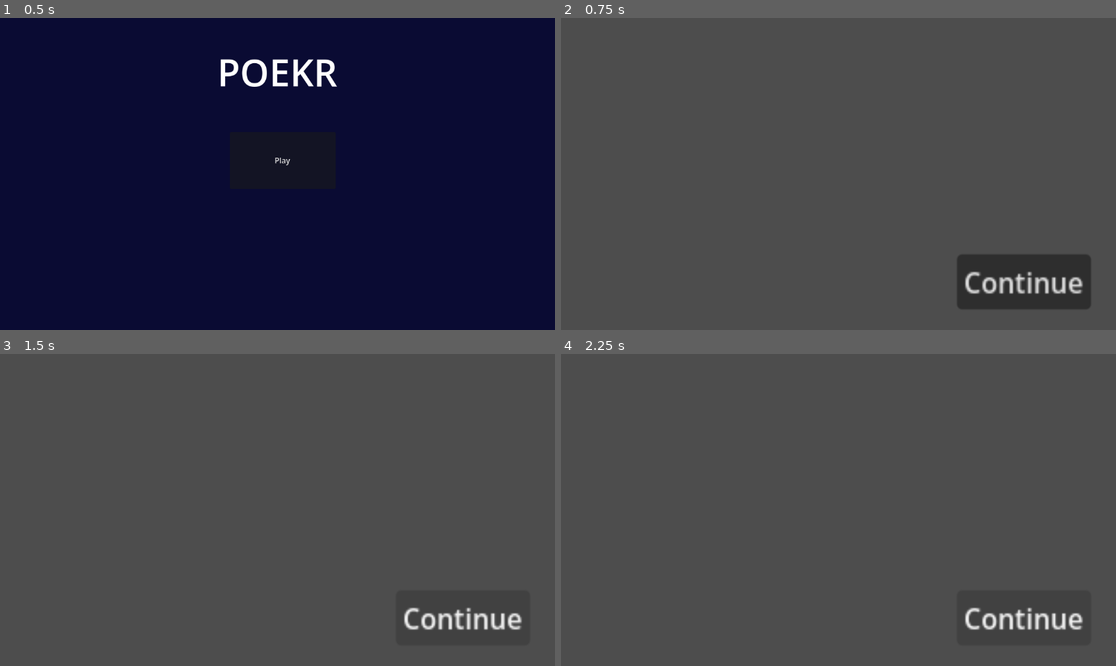
Above: before the commit, frames 1-4 (two rows, left to right).
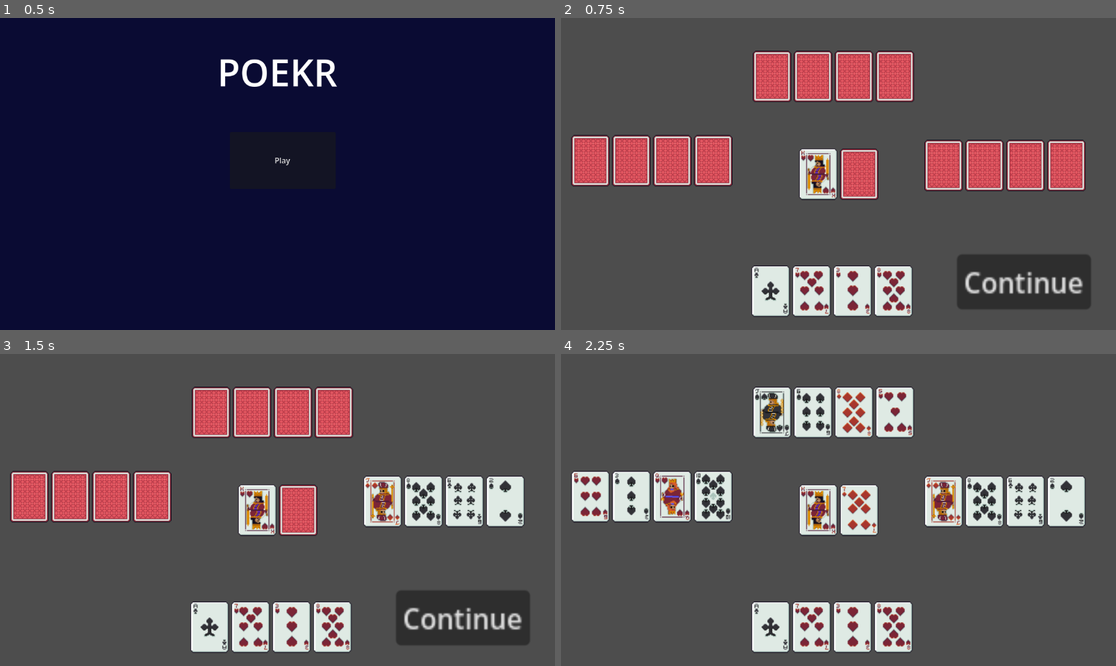
Above: after the commit, the same moments.

Repository: joey-x-y/card-game
Game: Godot game, scene res://Scenes/Main.tscn
The game is run twice, just before and just after one commit, with the same random seed, the same clock (stepped at 60 frames per second) and the same inputs.
Inputs:
- Up to frame 1 (0.5 s): no input
- Up to frame 2 (0.75 s): click "Play" at 0.5 s
- Up to frame 3 (1.5 s): click "Continue" at 1.25 s
- Up to frame 4 (2.25 s): click "Continue" at 2 s

Frame 1 is identical in both runs. In frame 2, 20% of the frame differs, in the area x 1-95%, y 10-96%; in frame 3, 20%; in frame 4, 20%.
Error before the commit: Parse Error: Could not resolve class "HandFinder", because of a parser error. (res://Scripts/GameManager.gd:107)

Commit message:
pretty much works, just doesnt work right with aces for comparing high cards and only compares highest so far

Diff:
--- a/Scripts/CardSorter.gd
+++ b/Scripts/CardSorter.gd
@@ -1,7 +1,7 @@
 class_name CardSorter
 extends RefCounted
 
-static func sort_high_to_low(cards: Array[Card]):
+static func sort_high_to_low(cards):
 	var remaining = cards.duplicate()
 	var sorted: Array = [remaining[0]]
 	remaining.remove_at(0)
@@ -18,7 +18,7 @@
 
 	return sorted
 
-static func sort_low_to_high(cards: Array[Card]):
+static func sort_low_to_high(cards):
 	var remaining = cards.duplicate()
 	var sorted: Array = [remaining[0]]
 	remaining.remove_at(0)
@@ -35,7 +35,7 @@
 
 	return sorted
 
-static func extract_ranks(cards: Array[Card]):
+static func extract_ranks(cards):
 	var ranks = []
 
 	for card in cards:
@@ -44,14 +44,14 @@
 	return ranks
 
 
-static func check_contain_rank(rank, cards: Array[Card]):
+static func check_contain_rank(rank, cards):
 	for card in cards:
 		if card.card.rank == rank:
 			return true
 
 	return false
 
-static func get_matching_rank(rank: int, cards: Array[Card]):
+static func get_matching_rank(rank: int, cards):
 	var matching = []
 	for card in cards:
 		if card.card.rank == rank:
@@ -59,7 +59,7 @@
 
 	return matching
 
-static func get_matching_suit(suit: int, cards: Array[Card]):
+static func get_matching_suit(suit: int, cards):
 	var matching = []
 	for card in cards:
 		if card.card.suit == suit:
@@ -67,14 +67,14 @@
 
 	return matching
 
-static func get_joker(cards: Array[Card]):
+static func get_joker(cards):
 	for card in cards:
 		if card.card.rank == 0:
 			return card
 
 	return ""
 
-static func count_jokers(cards: Array[Card]):
+static func count_jokers(cards):
 	var c = 0
 	for card in cards:
 		if card.card.rank == 0:
@@ -84,7 +84,7 @@
 static func count_jokers_by_id(cards: Array[String]):
 	return cards.count("JOKER_NONE")
 
-static func remove_jokers(cards: Array[Card]):
+static func remove_jokers(cards):
 	for i in range(cards.size()):
 		if cards[i].card.rank == 0:
 			cards.remove_at(i)
--- a/Scripts/GameManager.gd
+++ b/Scripts/GameManager.gd
@@ -18,6 +18,8 @@
 
 var draw: bool = false
 var trade: bool = false
+
+var last_winner = null
 
 func _ready():
 	player.set_player()
@@ -78,6 +80,8 @@
 	proceed_button.show()
 
 func do_trades():
+	player.enable_hand(false)
+	ally.enable_hand(false)
 	var p_cards = player.hand.use_selected_cards()
 	var a_cards = ally.hand.use_selected_cards()
 	trade_cards(p_cards, a_cards)
@@ -90,12 +94,22 @@
 
 	river.flip_card(1)
 
-	find_best_hand()
+	var best_hand = find_best_hand()
+	var n = best_hand[0]
 
-	find_hands(player)
-	find_hands(ally)
-	find_hands(op1)
-	find_hands(op2)
+	if ally.state == n:
+		last_winner = ally
+	elif op1.state == n:
+		last_winner = op1
+	elif op2.state == n:
+		last_winner = op2
+	else:
+		last_winner = player
+
+	print("Player ", n, ": wins!")
+	print(HandFinder.Hands[best_hand[1][0]])
+	for i in best_hand[1][1]:
+		print(i.card.id)
 
 func trade_cards(p_cards, a_cards):
 	for i in range(p_cards.size()):
@@ -105,12 +119,13 @@
 func find_best_hand():
 	var hands = [player.get_hand(), ally.get_hand(), op1.get_hand(), op2.get_hand()]
 	var best_hand = HandFinder.get_best_hand(hands, river_cards)
-	print(best_hand)
+	return best_hand
 
-func find_hands(p, rcards = river_cards):
+func find_hands(p, rcards: Array[Card] = river_cards):
 	print(p.get_state_name())
 	var cards = p.get_hand().duplicate()
 	cards.append_array(rcards)
+	# print(cards)
 	HandFinder.get_possible_hands(cards)
 
 
--- a/Scripts/HandFinder.gd
+++ b/Scripts/HandFinder.gd
@@ -1,7 +1,7 @@
 class_name HandFinder
 extends RefCounted
 
-var Hands = {
+static var Hands = {
 	0: "High Card",
 	1: "Pair",
 	2: "Two Pair",
@@ -33,7 +33,9 @@
 	var hands_dict = {}
 	for i in range(hands.size()):
 		var hand = hands[i]
-		hands_dict[i] = get_possible_hands(hand.append_array(river_cards))
+		hand.append_array(river_cards)
+		hands_dict[i] = get_possible_hands(hand)
+		print("Player ", i, ": ", hands_dict[i])
 
 	best_hand = strongest_hand_group(hands_dict)
 
@@ -48,13 +50,13 @@
 
 	best_hand = hand_values[0]
 	for h in hand_values:
-		if h[0] == best_hand[0]:
+		if h == best_hand:
 			continue
 		if h[1][0] > best_hand[1][0]:
-			v = h
+			best_hand = h
 		elif h[1][0] == best_hand[1][0]:
-			if h[1][1][0] > best_hand[1][1][0]:
-				v = h
+			if h[1][1][0].card.rank > best_hand[1][1][0].card.rank:
+				best_hand = h
 
 	return best_hand
 
@@ -118,10 +120,10 @@
 					best_hand = h
 
 	# Pairing Checks
-	if cards[0].size() > 0:
+	if hands[0].size() > 0:
 		var pair_is_best = hand_value < 4
 
-		var h = cards[0][0]
+		var h = hands[0][0]
 		if h == 4:
 			if hand_value < 7:
 				hand_value = 7
@@ -143,13 +145,13 @@
 
 		if pair_is_best:
 			var i = 1
-			var n = cards[0].size()
+			var n = hands[0].size()
 			var groups = []
 			var next_hand = []
 			if hand_value == 7:
 				while i < n:
-					if cards[0][i].size() == 4:
-						groups.append(cards[0][i])
+					if hands[0][i].size() == 4:
+						groups.append(hands[0][i])
 					i += 1
 				best_hand = groups[0]
 				if groups.size() > 1:
@@ -159,8 +161,8 @@
 
 			elif hand_value == 6:
 				while i < n:
-					if cards[0][i].size() == 3:
-						groups.append(cards[0][i])
+					if hands[0][i].size() == 3:
+						groups.append(hands[0][i])
 					i += 1
 				best_hand = groups[0]
 				if groups.size() > 1:
@@ -171,8 +173,8 @@
 				i = 1
 				groups.clear()
 				while i < n:
-					if cards[0][i].size() == 2:
-						groups.append(cards[0][i])
+					if hands[0][i].size() == 2:
+						groups.append(hands[0][i])
 					i += 1
 				next_hand = groups[0]
 				if groups.size() > 1:
@@ -184,8 +186,8 @@
 
 			elif hand_value == 3:
 				while i < n:
-					if cards[0][i].size() == 3:
-						groups.append(cards[0][i])
+					if hands[0][i].size() == 3:
+						groups.append(hands[0][i])
 					i += 1
 				best_hand = groups[0]
 				if groups.size() > 1:
@@ -193,10 +195,10 @@
 						if g[0] > best_hand[0]:
 							best_hand = g
 
-			elif hand_Value == 2:
-				while i < n:
-					if cards[0][i].size() == 2:
-						groups.append(cards[0][i])
+			elif hand_value == 2:
+				while i < n:
+					if hands[0][i].size() == 2:
+						groups.append(hands[0][i])
 					i += 1
 				best_hand = groups[0]
 				next_hand = groups[1]
@@ -210,14 +212,17 @@
 
 			elif hand_value == 1:
 				while i < n:
-					if cards[0][i].size() == 2:
-						groups.append(cards[0][i])
+					if hands[0][i].size() == 2:
+						groups.append(hands[0][i])
 					i += 1
 				best_hand = groups[0]
 				if groups.size() > 1:
 					for g in groups:
 						if g[0] > best_hand[0]:
 							best_hand = g
+
+			elif hand_value == 0:
+				best_hand = hands[0][1]
 
 	return [hand_value, best_hand]
 
@@ -236,7 +241,7 @@
 	while i < number_array.size():
 		var current_num = number_array[i]
 		var arr = CardSorter.get_matching_rank(current_num, cards)
-		i += arr.size()
+		i += max(arr.size(), 1)
 
 		if arr.size() > 1:
 			indiv_number_arrays.append(arr)
@@ -257,14 +262,14 @@
 			fours += 1
 
 	if jokers > 0:
-		for i in range(jokers):
-			var j = CardSorter.get_joker(cards)
+		var j = CardSorter.get_joker(cards)
+		for _i in range(jokers):
 			var groups = []
 			if threes > 0:
 				for g in indiv_number_arrays:
 					if g.size() == 3:
 						groups.append(g)
-				if groups[-1][0] == 1:
+				if groups[-1][0].card.rank == 1:
 					groups[-1].append(j)
 				else:
 					groups[0].append(j)
@@ -274,7 +279,7 @@
 				for g in indiv_number_arrays:
 					if g.size() == 2:
 						groups.append(g)
-				if groups[-1][0] == 1:
+				if groups[-1][0].card.rank == 1:
 					groups[-1].append(j)
 				else:
 					groups[0].append(j)
@@ -284,10 +289,10 @@
 				if number_array.has(1):
 					for c in cards:
 						if c.card.rank == 1:
-							indiv_number_arrays.append_array([c, j])
+							indiv_number_arrays.append([c, j])
 							break
 				else:
-					indiv_number_arrays.append_array([cards[0], j])
+					indiv_number_arrays.append([cards[0], j])
 				pairs += 1
 
 
@@ -303,12 +308,19 @@
 			indiv_number_arrays.insert(0, 22)
 		else:
 			indiv_number_arrays.insert(0, 2)
+	else:
+		indiv_number_arrays = [1]
+		if CardSorter.check_contain_rank(1, cards):
+			indiv_number_arrays.append(CardSorter.get_matching_rank(1, cards))
+		else:
+			indiv_number_arrays.append([cards[0]])
+
 
 	return indiv_number_arrays
 
 static func straight_check(cards):
 	var old_cards = cards.duplicate()
-	cards = CardSorter.remove_jokers(cards)
+	cards = CardSorter.remove_jokers(old_cards)
 	var jokers = old_cards.size() - cards.size()
 	var straight_length = 5 - jokers
 
@@ -317,7 +329,7 @@
 	var count = cards.size() - 4
 
 	var i = 0
-	while i < range(count):
+	while i < count:
 		var n = cards[i].card.rank
 		var chain_ranks = [cards[i]]
 		var chain = true
@@ -337,9 +349,11 @@
 				chain = false
 
 		if chain_ranks.size() >= straight_length:
-			for i in range(jokers):
-				chain_ranks.insert(0, CardSorter.get_joker())
+			for _i in range(jokers):
+				chain_ranks.insert(0, CardSorter.get_joker(cards))
+				i += 1
 			straight_hands.append(chain_ranks)
+		i += 1
 
 	return straight_hands
 
